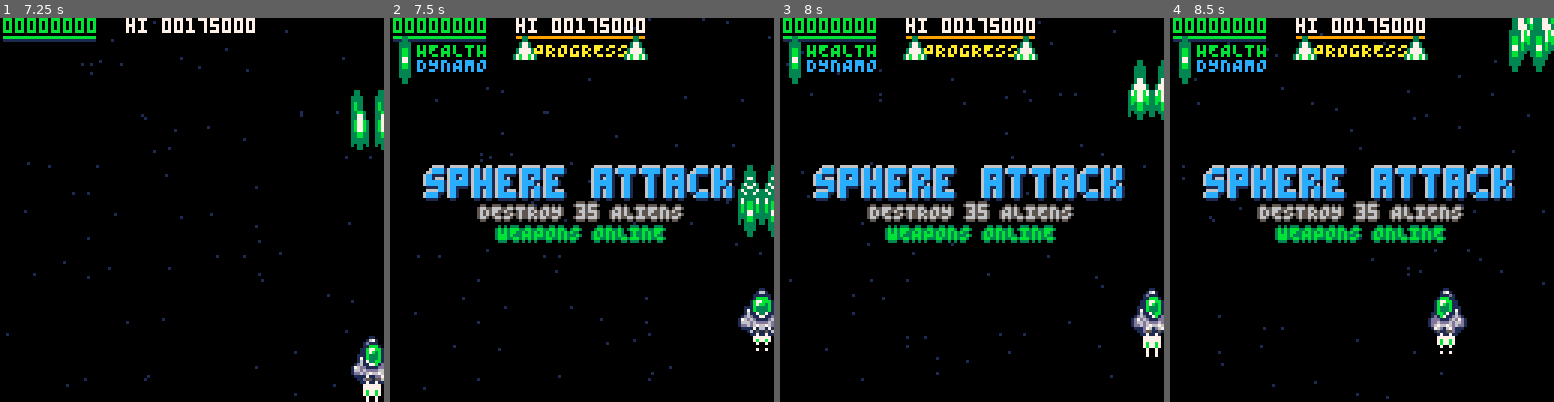
Above: before the commit, frames 1-4 (left to right).
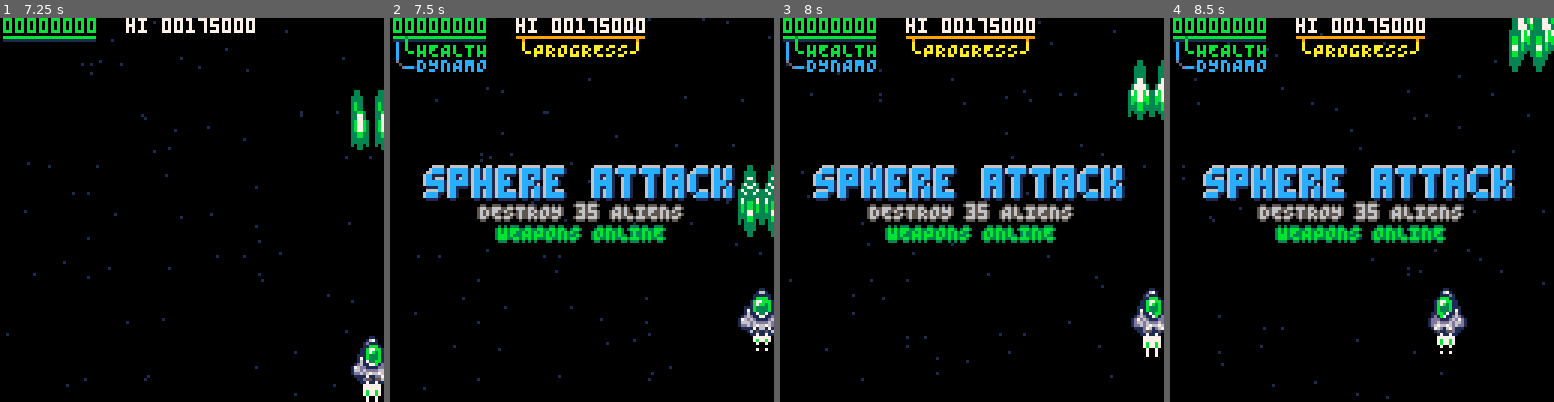
Above: after the commit, the same moments.

Repository: wimpysworld/antsy-alien-attack-pico
Game: PICO-8 cartridge main.p8
Two runs of this game, one before a commit and one after it. Both use one fixed random seed, a clock stepped at 60 frames per second and the inputs below.
Inputs:
- Up to frame 1 (7.25 s): tap X (X key) at 0.33, 1.07, 1.85, 2.97, 4.08, 5.2, 6.32 s; tap O (Z key) at 0.7, 1.7, 2.1, 2.5, 2.9, 3.3, 3.7, 4.1, 4.5, 4.9, 5.3, 5.7, 6.1, 6.5, 6.9 s; hold Right 1.6-2.1 s; hold Up 2.15-2.42 s; hold Right 2.47-3.03 s; hold Left 3.08-3.58 s; hold Down 3.63-3.97 s; hold Right 4.02-4.68 s; hold Up 4.73-5.03 s; hold Left 5.08-5.68 s; hold Down 5.73-6.03 s; hold Right 6.08-6.58 s; hold Right 6.63-7.13 s; hold Up from 7.18 s (still down)
- Up to frame 2 (7.5 s): tap O (Z key) at 7.3 s; tap X (X key) at 7.43 s; release Up at 7.45 s
- Up to frame 3 (8 s): hold Right from 7.5 s (still down); tap O (Z key) at 7.7 s
- Up to frame 4 (8.5 s): release Right at 8.07 s; tap O (Z key) at 8.1 s; hold Left from 8.12 s (still down)

Frame 1 is identical in both runs. In frame 2, 0.9% of the frame differs, in the area x 1-68%, y 4-18%; in frame 3, 0.9%; in frame 4, 0.9%.

Commit message:
chore: draw HUD overlay with new sprite locations

Diff:
--- a/main.p8
+++ b/main.p8
@@ -770,16 +770,16 @@
  if (level>1) return
 
  if gamestate.gametime<600 then
-  local x_off,spr_num,spr_off,flip_h=8,192,0,false
+  local x_off,spr_num,spr_off,flip_h=8,42,0,false
   for pl in all(players) do
-   if (pl.num==2) x_off,spr_num,spr_off,flip_h=0,193,23,true
+   if (pl.num==2) x_off,spr_num,spr_off,flip_h=0,43,23,true
    print_fx(_puny("health"),pl.hud_x+x_off,8,pl.col_lt)
    print_fx(_puny("dynamo"),pl.hud_x+x_off,13,12)
    spr(spr_num,pl.hud_x+spr_off,6,1,2,flip_h)
   end
   print_fx(_puny("progress"),nil,8,10)
-  spr(194,41,6,1,1)
-  spr(194,78,6,1,1,true)
+  spr(57,41,6,1,1)
+  spr(57,78,6,1,1,true)
  end
 end
 
